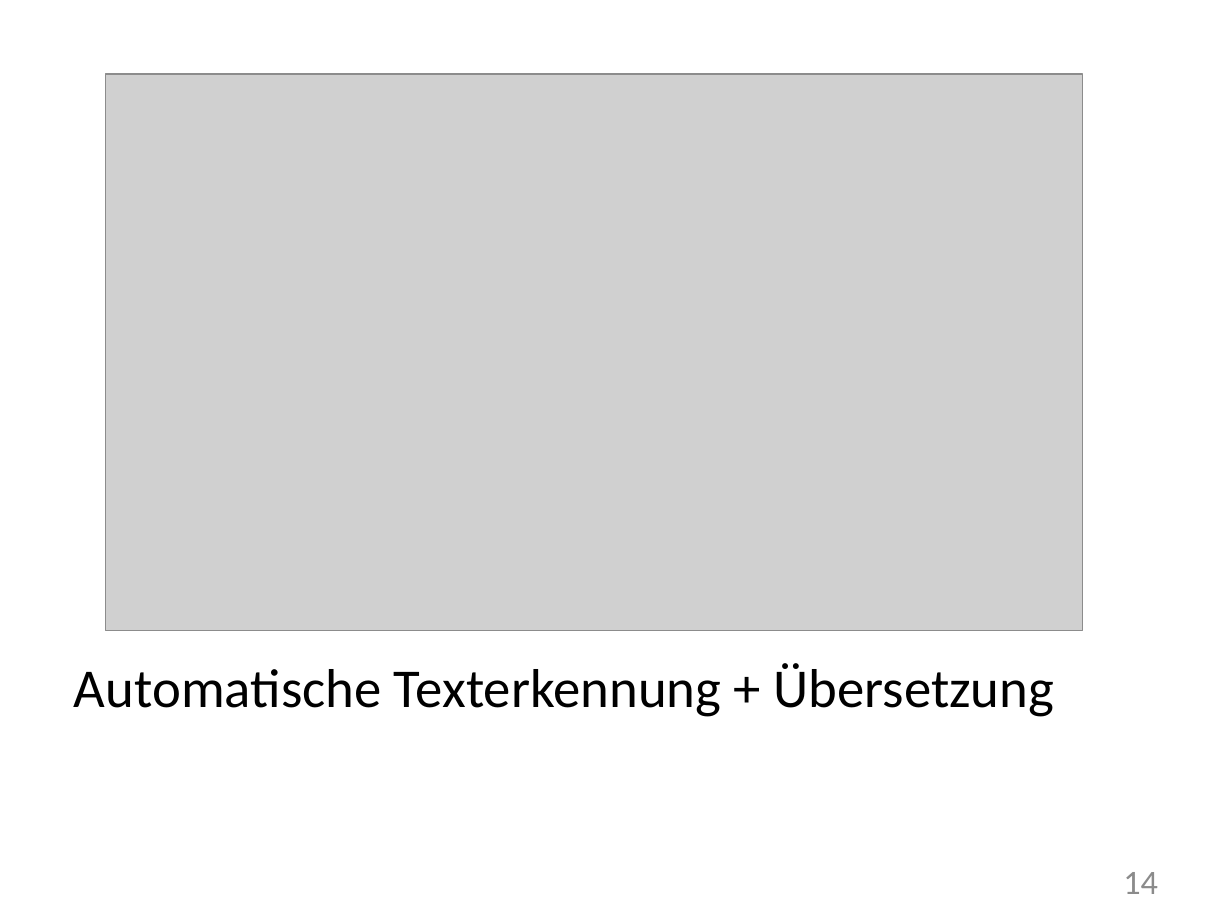
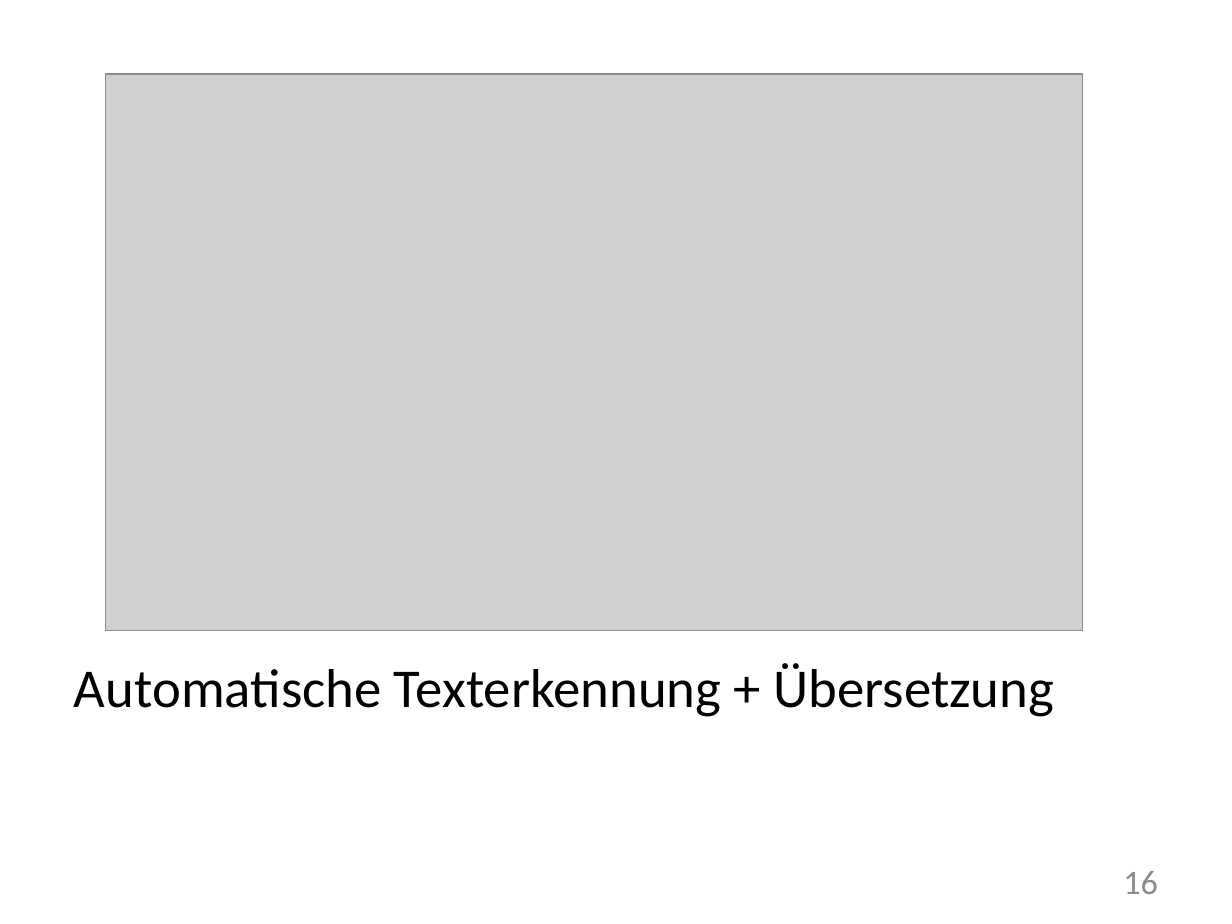
Before and after one commit to cjaneczek-tgm/mat-kopg, a slide deck: slide 17 of PROJEKTUMFELD.pptx (slide 14 before the commit). Drawn at 1232x924 pixels with LibreOffice and Linux fonts; fonts in the diff are those of the drawing; grey boxes stand for pictures. Boxes give left, top, right and bottom in pixels: in the first picture for what was removed or moved away, otherwise in the second. Text is boxed around its words. In the diff, an @@ line names an element or a change of style, - is before the commit and + after.

```diff
--- a/PROJEKTUMFELD.pptx
+++ b/PROJEKTUMFELD.pptx
@@ text at [1123, 871, 1158, 894]: text changed @@
-14
+16
```
Also in this commit, not shown: 9 other slides changed, 5 slides added, 1 slide removed, 2 other files.
